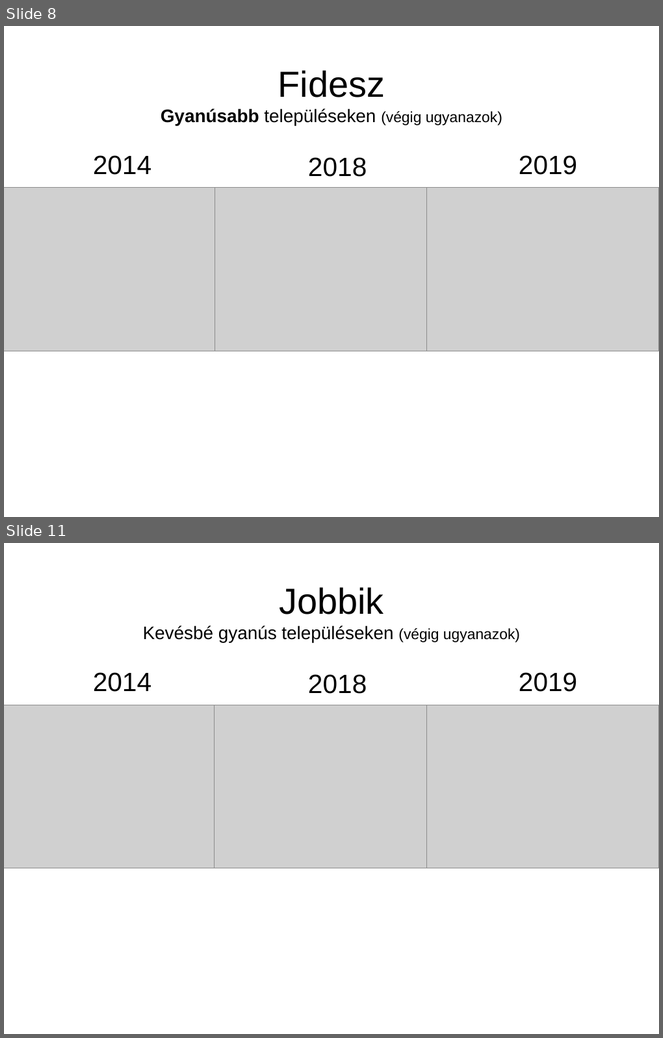
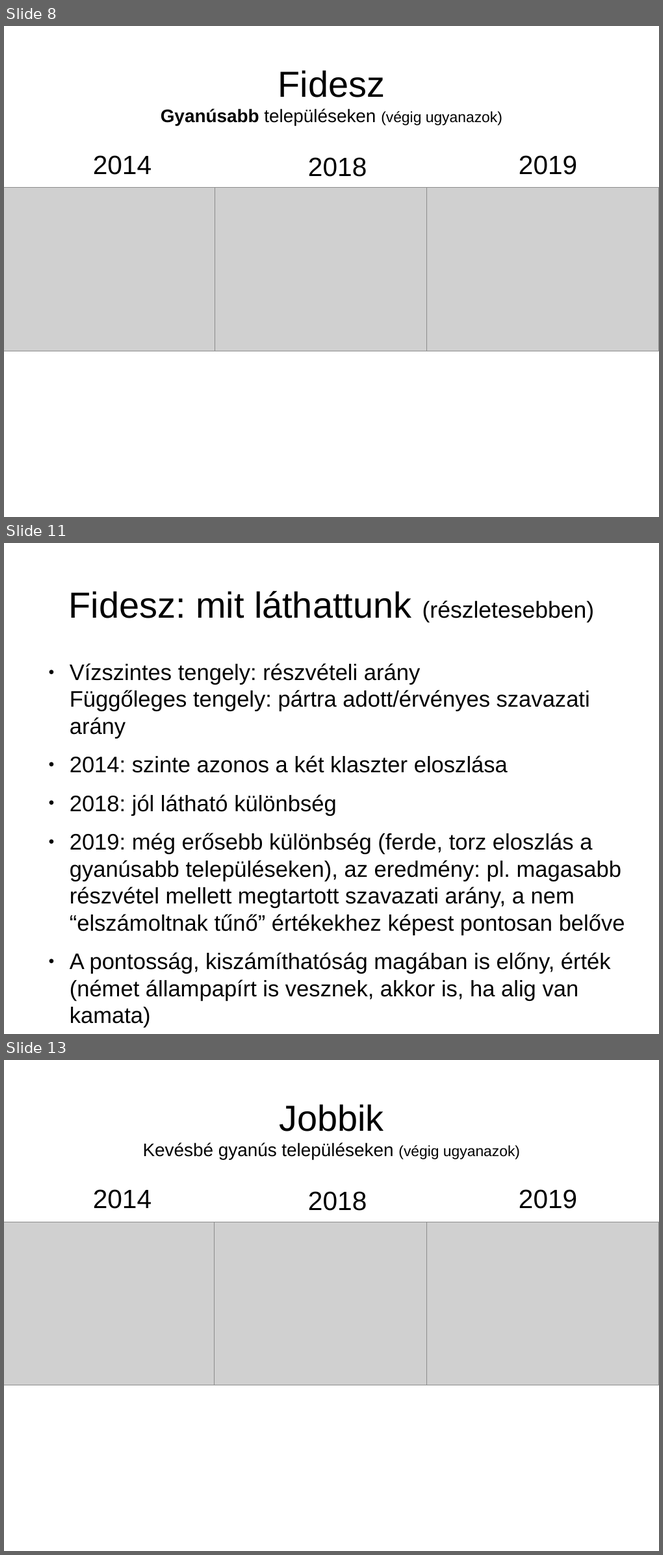
Before and after one commit to brezniczky/ep_elections_2019_hun, a slide deck: slides/hun/slides.odp. Shown one above the other, each under a label of ours: slides 8 and 11 before the commit, slides 8, 11 and 13 after it; the slides between them are not shown. The pictures are 663x1038 and 663x1555 pixels, drawn with LibreOffice and Linux fonts; fonts in the diff are those of the drawing; grey boxes stand for pictures. Boxes give left, top, right and bottom in pixels: in the first picture for what was removed or moved away, otherwise in the second. Text is boxed around its words. In the diff, an @@ line names an element or a change of style, - is before the commit and + after.

```diff
--- a/slides/hun/slides.odp
+++ b/slides/hun/slides.odp
@@ slide 11 added at (4,543,659,1034), background #FFFFFF @@
@@ title added at (69,591,595,622), 44 pt, text #000000 @@
+Fidesz: mit láthattunk (részletesebben)
@@ text added at (70,663,625,1028), 27.2 pt, text #000000 @@
+● Vízszintes tengely: részvételi arány
+  Függőleges tengely: pártra adott/érvényes szavazati arány
+● 2014: szinte azonos a két klaszter eloszlása
+● 2018: jól látható különbség
+● 2019: még erősebb különbség (ferde, torz eloszlás a gyanúsabb településeken), az eredmény: pl. magasabb részvétel mellett megtartott szavazati arány, a nem “elszámoltnak tűnő” értékekhez képest pontosan belőve
+● A pontosság, kiszámíthatóság magában is előny, érték (német állampapírt is vesznek, akkor is, ha alig van kamata)
@@ what was slide 11 is now slide 13 @@
```
Also in this commit, not shown: 6 slides changed, 13 other slides added, 2 slides removed, 2 other files.
